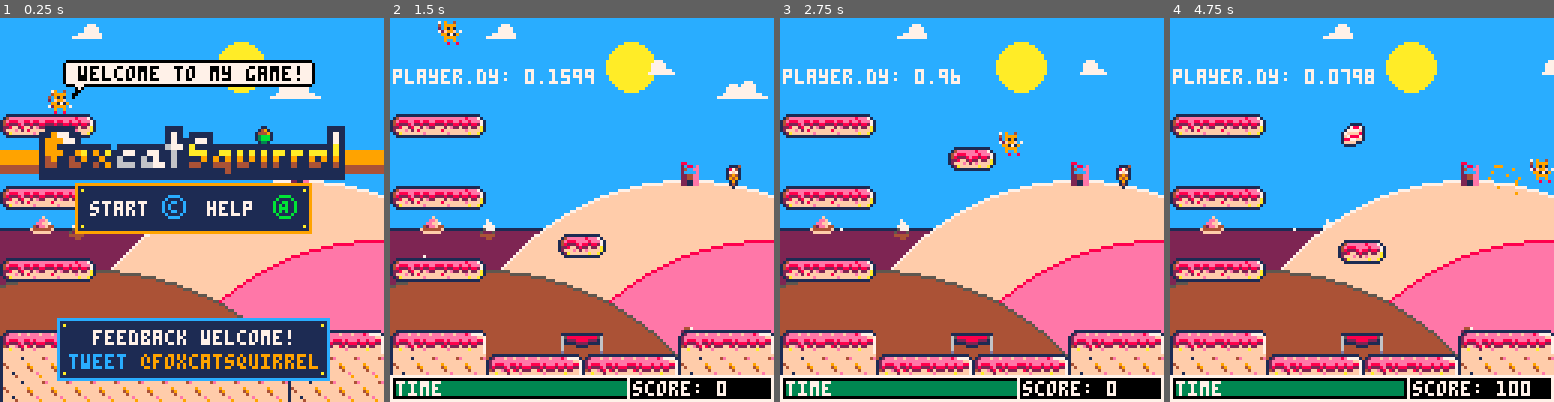
Above: before the commit, frames 1-4 (left to right).
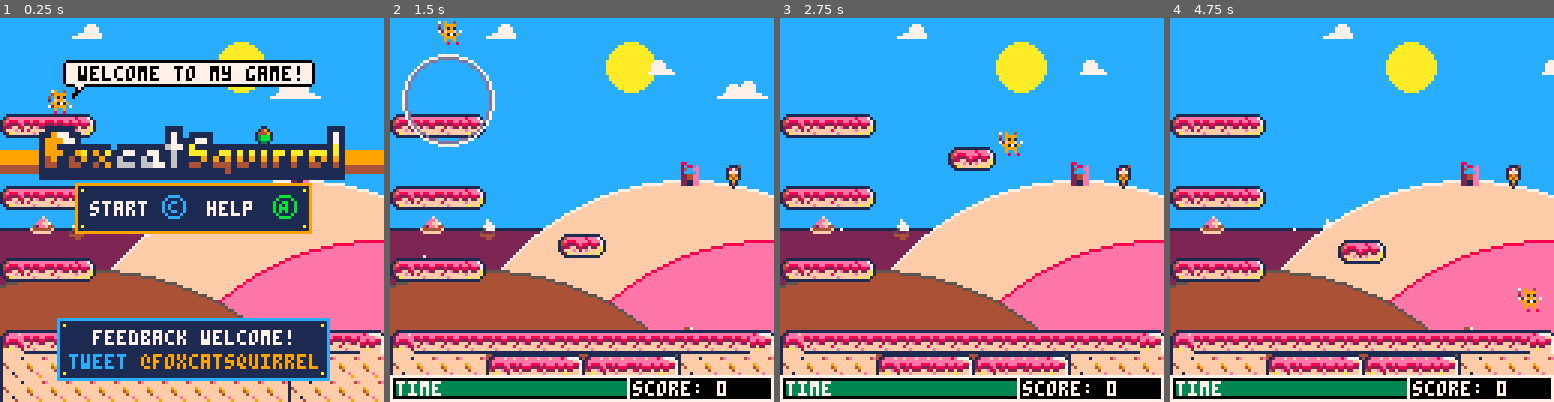
Above: after the commit, the same moments.

Repository: daddynewts/foxcatsquirrel
Game: PICO-8 cartridge foxcatsquirrel.p8
The game is run twice, just before and just after one commit, with the same random seed, the same clock (stepped at 60 frames per second) and the same inputs.
Inputs:
- Up to frame 1 (0.25 s): no input
- Up to frame 2 (1.5 s): tap X (X key) at 0.33, 1.07 s; tap O (Z key) at 0.7 s
- Up to frame 3 (2.75 s): hold Right 1.6-2.1 s; tap O (Z key) at 1.7, 2.1, 2.5 s; tap X (X key) at 1.85 s; hold Right from 2.47 s (still down)
- Up to frame 4 (4.75 s): tap O (Z key) every 0.4 s from 2.9 to 4.5 s; tap X (X key) at 2.97, 4.08 s; release Right at 3.03 s; hold Left 3.08-3.58 s; hold Down 3.63-3.97 s; hold Right 4.02-4.68 s

The runs differ from the first frame. In frame 1, 0.6% of the frame differs, in the area x 6-94%, y 82-88%; in frame 2, 6.1%; in frame 3, 5.0%; in frame 4, 6.4%, in the area x 0-100%, y 13-99%.

Commit message:
Shockwaves!
They don't do anything, but they look nice! And they don't interfere with crumbs!

Diff:
--- a/foxcatsquirrel.p8
+++ b/foxcatsquirrel.p8
@@ -48,7 +48,10 @@
  explode_size = 1
  explode_amount = flr(12)
 
- -- fire
+ shockwave_size = 5
+ shockwave_amount = 1
+ shockwave_cooldown = 0
+
  draught={
   x=402,
   y=100,
@@ -68,17 +71,6 @@
   x2=304,
   y2=110,
   x3=512,
- }
-
- waterfall={
-  x1=50,
-  y1=80,
-  x2=77,
-  y2=112,
-  lx1=53,
-  ly1=81,
-  ly2=86,
-  ly3=91,
  }
 
  player={
@@ -91,9 +83,9 @@
   dx=0, -- means player is not moving at the start
   dy=0,
   max_dx=3,	-- default 3
-  max_dy=4, -- default 3
+  max_dy=4.5, -- default 3
   acc=0.5, -- default 0.5
-  boost=4, -- default 4
+  boost=3.8, -- default 4
   anim=0,
   running=false,
   jumping=false,
@@ -218,7 +210,6 @@
  --print("vplatform.y: "..vplatform.y,cam_x+1,9,7)
  --print("hplatform.x: "..hplatform.x,cam_x+1,17,7)
  --print("delay: "..delay,cam_x,1,7)
- print("player.dy: "..player.dy,cam_x+1,17,7)
  --food hitbox
  --rect(food.x-20,food.y-20,food.x+24,food.y+24,7)
 end
@@ -389,11 +380,7 @@
   and not player.gliding then
   player.dy-=0.6
   sfx(slide_sfx,0)
- else
-
- -- default
-   friction=0.85
-   gravity=0.32
+
  end
 
  -- physics
@@ -425,10 +412,6 @@
     player.sliding=true
  end
 
- if player.sliding then
-   friction=1
- end
-
  -- slide turn to left
  if player.running
   and player.dx>=0
@@ -461,63 +444,23 @@
     player.sp=23
  end
 
-
- -- slide turn to left
- if player.running
-  and player.dx>=0
-  and player.landed
-  and btn(⬅️) then
-   player.running=false
-   player.sliding=true
-   sfx(slide_sfx,0)
- end
-
- -- air turn to right
- if player.running
-  and player.dx<=0
-  and player.landed
-  and btn(➡️) then
-   player.running=false
-   player.sliding=true
-   sfx(slide_sfx,0)
-  end
-
  -- gliding
  if btn(❎)
  and player.falling
- and not player.jumping
  then player.gliding=true
       player.falling=false
       player.jumping=false
       player.dy/=1.3
       glidetime+=0.2
- else if not btn(❎)
-  and player.falling
+ else if player.falling
   then player.gliding=false
       glidetime=0
  end
 
- -- running - unsatisfying
- --if btn(🅾️)
- --and player.landed
- --and player.running
- -- then
- --  player.dx=(player.dx*1.2)
- --  player.max_dx=5
- -- end
- --end
-
- -- shockwave trial
- --if btn(🅾️) then
- -- make_shockwave()
- -- end
- end
-
-  --fast fall
- if btn(⬇️)
- and not player.landed
- then player.fastfall=true
-      player.dy=10
+  -- shockwave
+  if btnp(🅾️) then
+   shockwave()
+  end
  end
 
  -- drop-through
@@ -660,6 +603,13 @@
 
 function limit_speed(num,maximum)
   return mid(-maximum,num,maximum)
+end
+
+function make_shockwave()
+
+
+ if #skulls==0 then
+ end
 end
 -->8
 	-- draws
@@ -836,6 +786,7 @@
 function level_gimmicks()
 
  leveltime+=0.01
+ shockwave_cooldown-=1
 
  if level==1 then
   vplatform.x=226
@@ -1845,22 +1796,28 @@
 
 function draw_fx()
  for fx in all(effects) do
-  pset(fx.x,fx.y,fx.c)
- end
+        --draw pixel for size 1, draw circle for larger
+        if fx.r<=1 then
+            pset(fx.x,fx.y,fx.c)
+        else
+          circ(fx.x,fx.y,fx.r,sky.colour+1)
+          circ(fx.x,fx.y,fx.r+1,7)
+        end
+    end
 end
 
 function update_fx()
 	 for fx in all(effects) do
   --lifetime
-  fx.t+=2
+  fx.t+=3 -- default = 2
   if fx.t>fx.die then del(effects,fx) end
 
    --physics
     if fx.grav then fx.dy+=.25 end
-    if fx.grow then fx.r+=.1 end
+    if fx.grow then fx.r+=.4 end
     if fx.shrink then fx.r-=.1 end
 
-   fx.c=crumb
+    fx.c=crumb
 
    --move
     fx.x+=fx.dx
@@ -1875,7 +1832,7 @@
    add_fx(
     x,         -- x
     y,         -- y
-    20, --30+rnd(25),-- die
+    50, --30+rnd(25),-- die
     rnd(2)-1,  -- dx
     rnd(2)-1,  -- dy
     true,     -- gravity
@@ -1885,6 +1842,28 @@
     c_table    -- color_table
         )
     end
+end
+
+function shockwave(x,y,r,c_table,num)
+ if shockwave_cooldown<=20 then
+  for i=0, 1 do
+        --settings
+        add_fx(
+            player.x+3,  -- x
+            player.y+3,  -- y
+            80,-- die
+            0,         -- dx
+            0,       -- dy
+            false,     -- gravity
+            true,     -- grow
+            false,      -- shrink
+            5         -- radius
+      --      c_table    -- color_table
+        )
+    shockwave_cooldown=100
+    end
+  else
+  end
 end
 __gfx__
 00000000079004007090040007900400709004000790040070900400009004007090040000000000000000000000000000111100001111000000000000000000
@@ -2162,7 +2141,7 @@
 4849494a0000000000000000000000000000000000000000000000000000000000000000000000000000000000004041420038000000000000000000003800400000000000c6e80000e7c80000000000d700000000000000000000000000004100000000000000000000000000000000000000002b0000000000002b00000000
 0000000000000000000000000000000000000000000024363625000000000024404142000000000000000000404141414200380052000000000000000038004000000000000000000000000000000000d70000000000000000000000000000410000000000000000000000000000000000000000000000000000000000000000
 0000000000000000000000000000000000000000000000000000000000000000404142000000000000000000404141414200380000670000000067000038004000000000000000000000000000000000d70000000000000000000000000000410000000000000000000000000000000000000000000000000000000000000000
-f0f1f1f20000003e3f000000f0f1f1f200290054000000003c3b000054003c00404142355454000000545435404141414200370054770000000077540037004035000000000000000000000000000035413500000000003500000000000000410000000000000000000000000000000000000000000000000000000000000000
+f04949494949494949494949494949f200290054000000003c3b000054003c00404142355454000000545435404141414200370054770000000077540037004035000000000000000000000000000035413500000000003500000000000000410000000000000000000000000000000000000000000000000000000000000000
 e0d3d3d3f0f1f1f2f0f1f1f2e0d3d3d3101210121210101210121212101210124041414141426868684041414141414141414141414141414141414141414141c6c7c80000c6c7c7c7c7c80000c6c7c8421212121212121212121212121212416161616161616161616161616161616127272727272727272727272727272727
 e0d3d3d3d3d3d3d3d3d3d3d3e0d3d3d313131313131313131313131313131313000000000000000000000000000000000000000000000000000000000000000000000000000000000000000000000000003333333333333333333333333333330000000000000000000000000000000000000000000000000000000000000000
 
